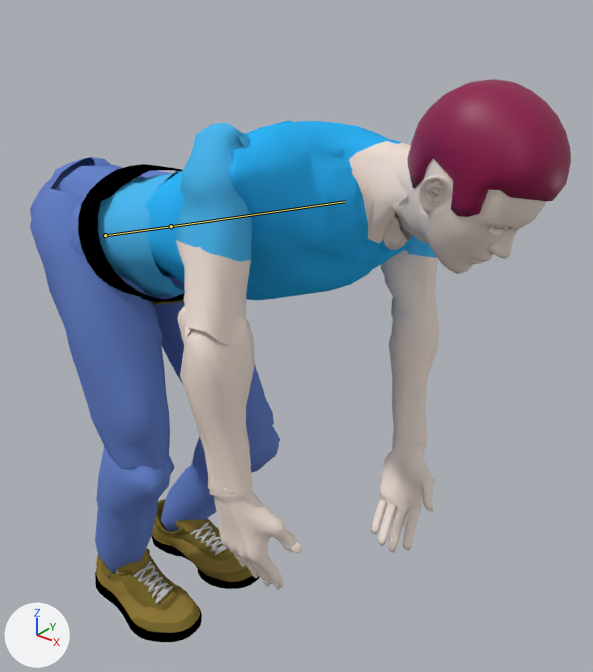
An edit to the Blender file code/hrc_morse/data/human.blend, drawn before and after from the same camera.
Both versions are drawn from a 50 mm camera at (1.215, -1.012, 1.395) aimed at (0.343, 0.076, 0.72). Lighting does not change. The marker at lower left points along +X, +Y and +Z. Both versions are drawn at frame 31 of the action 'bendToGrab'; the numbers are the values there. The bones that change are drawn over the model as lines.

Names of what the first picture shows: 'Chest', 'Foot.R', 'Hair', 'Hand.L', 'Hand.R', 'Head', 'LoArm.L', 'LoArm.R', 'LoLeg.L', 'LoLeg.R', 'Pelvis', 'UpArm.L', 'UpArm.R', 'UpLeg.L', 'UpLeg.R'.
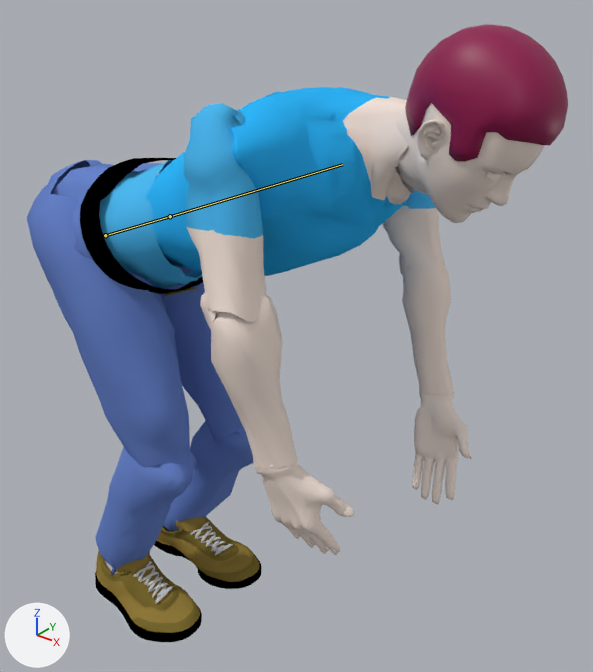
What the commit changed:
Bone 'Hips' (bone_hips) turns from (73, 0, -14) to (67, 3, -8) degrees about its own x, y and z.
Bone 'Chest' (bone_chest) moves from (-0.007, -0.238, 0.175) to (-0.001, -0.221, 0.168).
Bone 'Chest' (bone_chest) turns from (73, 0, -15) to (67, 3, -9) degrees about its own x, y and z.

Location of each change, (x1, y1, x2, y2) in pixels of the pictures (593 x 672 px):
'Chest', posed: before (140, 120, 416, 300); after (146, 87, 415, 276)
'Hair', posed: before (407, 79, 571, 217); after (405, 24, 568, 162)
'LoLeg.R', posed (16% wider): before (30, 157, 170, 469); after (27, 160, 190, 468)
'LoArm.R', posed (10% wider): before (176, 123, 252, 344); after (183, 103, 267, 322)
'UpArm.R', posed (25% wider): before (177, 306, 255, 493); after (200, 292, 298, 468)
'Head', posed: before (390, 158, 547, 274); after (395, 103, 545, 223)
'Pelvis', posed: before (56, 164, 185, 305); after (53, 158, 203, 297)
'Hand.R', posed (6% wider, 9% shorter): before (210, 485, 302, 589); after (256, 460, 354, 555)
'UpArm.L', posed (10% wider): before (389, 301, 439, 443); after (399, 254, 454, 395)
'Hand.L', posed (8% narrower): before (371, 437, 435, 553); after (412, 392, 471, 504)
'LoLeg.L', posed: before (150, 275, 274, 449); after (155, 177, 246, 442)
'UpLeg.R', posed (27% wider): before (95, 446, 175, 578); after (95, 447, 197, 577)
'UpLeg.L', posed: before (161, 426, 280, 532); after (163, 420, 253, 532)
'LoArm.L', posed: before (381, 238, 438, 318); after (383, 190, 445, 269)
bone 'Hips', root to tip: before (105, 235) to (171, 226); after (105, 235) to (170, 216)
bone 'Chest', root to tip: before (171, 226) to (345, 201); after (170, 216) to (342, 164)
